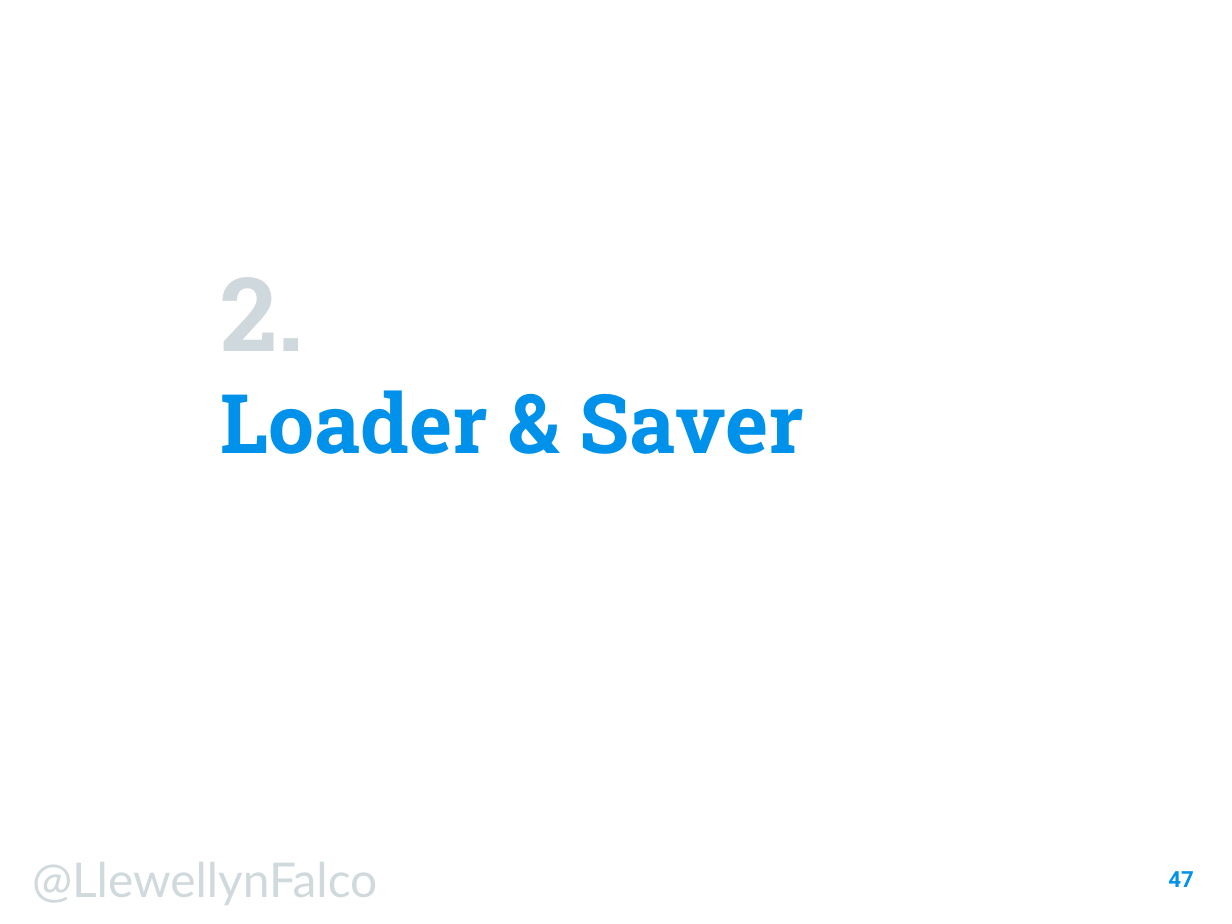
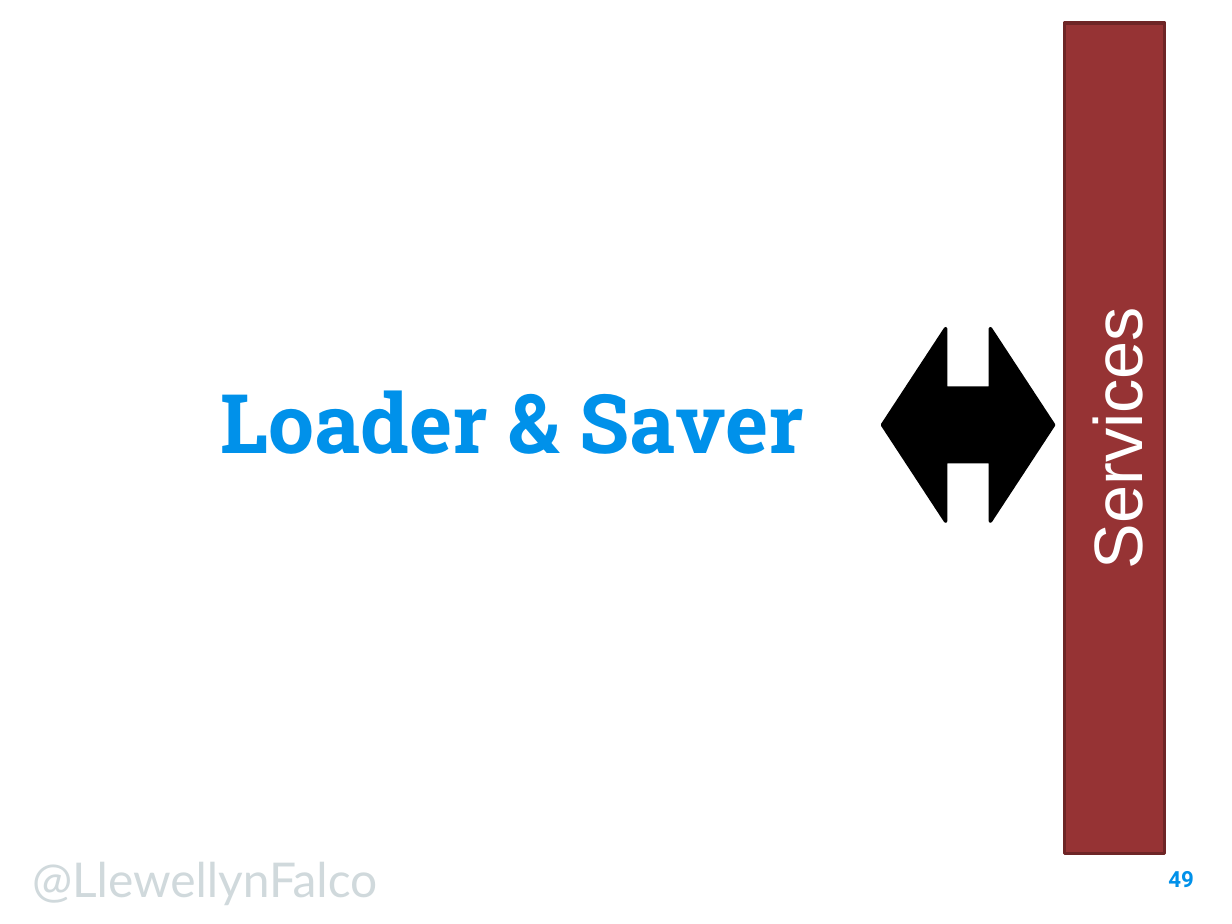
Before and after one commit to isidore/Talk-AvoidingLockIn, a slide deck: slide 49 of Avoiding Lock-In.pptx (slide 47 before the commit). Drawn at 1232x924 pixels with LibreOffice and Linux fonts; fonts in the diff are those of the drawing; background and template pictures are left out. Boxes give left, top, right and bottom in pixels: in the first picture for what was removed or moved away, otherwise in the second. Text is boxed around its words. In the diff, an @@ line names an element or a change of style, - is before the commit and + after.

```diff
--- a/Avoiding Lock-In.pptx
+++ b/Avoiding Lock-In.pptx
@@ rectangle added at box(1064, 23, 1165, 854), fill #963334, outline #6F2626 2 pt, 40 pt, text #FFFFFF @@
+Services
@@ title at box(221, 277, 304, 351): paragraph removed @@
-2.
@@ left right arrow added at box(882, 329, 1053, 521), fill #000000, outline #000000 2 pt @@
@@ page number at box(1168, 871, 1193, 887): text changed @@
-47
+49
```
Also in this commit, not shown: 3 other slides changed, 9 slides added, 2 slides removed.
